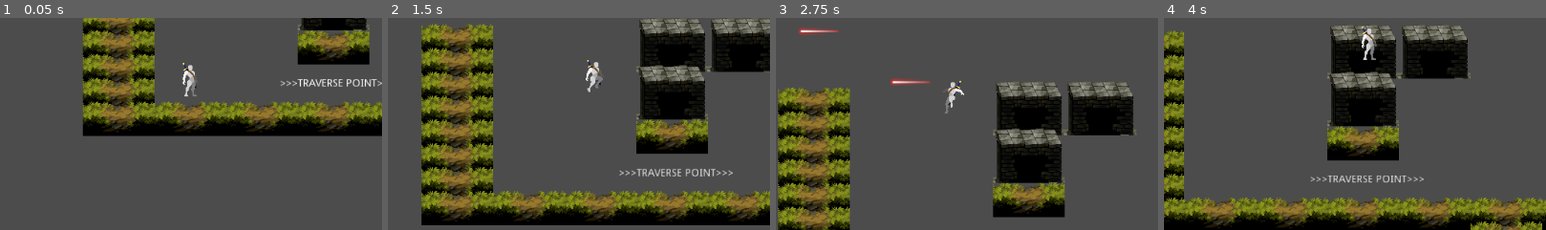
Above: before the commit, frames 1-4 (left to right).
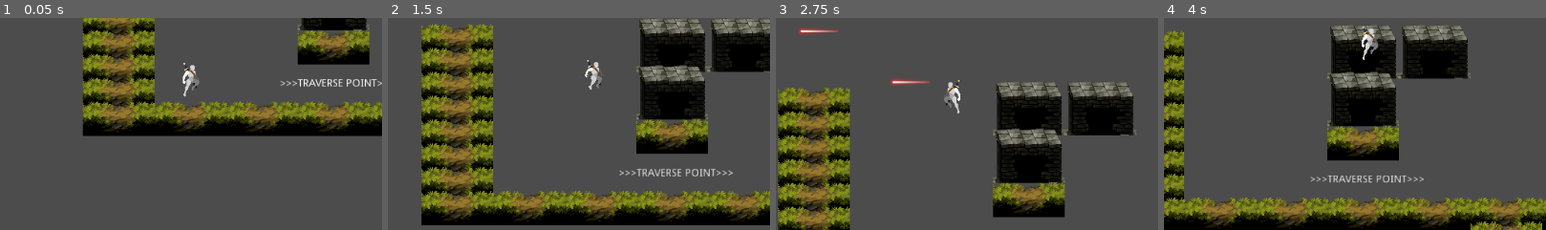
Above: after the commit, the same moments.

Repository: MPLekter/ToT---Player-Actions
Game: Godot game, scene res://Scenes/TestScene.tscn
Two runs of this game, one before a commit and one after it. Both use one fixed random seed, a clock stepped at 60 frames per second and the inputs below.
Inputs:
- Up to frame 1 (0.05 s): no input
- Up to frame 2 (1.5 s): hold A (player_crouch) 0.53-1.28 s; hold Right (player_right) from 0.53 s (still down); tap Space (player_jump) at 0.77 s; tap A (player_crouch) at 1.35 s
- Up to frame 3 (2.75 s): tap Space (player_jump) at 1.52 s; release Right (player_right) at 2.03 s; hold Left (player_left) from 2.03 s (still down); hold Shift (player_shoot) from 2.03 s (still down); tap A (player_crouch) at 2.3 s
- Up to frame 4 (4 s): release Left (player_left) at 2.78 s; release Shift (player_shoot) at 2.78 s; hold Right (player_right) from 2.78 s (still down); tap A (player_crouch) at 2.85 s; tap Space (player_jump) at 3.02, 3.77 s; hold A (player_crouch) from 3.53 s (still down)
The pictures show only the part of the screen within x 25-75%, y 34-84%; the shares and areas given below are measured in that part.

The runs differ from the first frame. In frame 1, 0.3% of the frame differs, in the area x 47-53%, y 21-37%; in frame 2, 0.1%; in frame 3, 0.4%, in the area x 44-50%, y 29-46%; in frame 4, 0.3%.

Commit message:
Update TraversePoint logic. Now traversing/sliding with different speed is possible
Actually it can get pretty slow.

Diff:
--- a/Resources/Player.tscn
+++ b/Resources/Player.tscn
@@ -1,7 +1,6 @@
-[gd_scene load_steps=34 format=2]
+[gd_scene load_steps=32 format=2]
 
 [ext_resource path="res://Scripts/PlayerMovement_2D platformer.gd" type="Script" id=1]
-[ext_resource path="res://Assets/crow.png" type="Texture" id=2]
 [ext_resource path="res://Assets/PrototypeHero.png" type="Texture" id=3]
 
 [sub_resource type="AtlasTexture" id=5]
@@ -39,10 +38,6 @@
 [sub_resource type="AtlasTexture" id=13]
 atlas = ExtResource( 3 )
 region = Rect2( 700, 160, 100, 80 )
-
-[sub_resource type="AtlasTexture" id=31]
-atlas = ExtResource( 3 )
-region = Rect2( 200, 160, 100, 80 )
 
 [sub_resource type="AtlasTexture" id=32]
 atlas = ExtResource( 3 )
@@ -121,7 +116,7 @@
 "name": "JUMP_DOWN",
 "speed": 5.0
 }, {
-"frames": [ SubResource( 31 ), SubResource( 32 ), SubResource( 33 ), SubResource( 34 ), SubResource( 35 ), SubResource( 36 ) ],
+"frames": [ SubResource( 32 ), SubResource( 33 ), SubResource( 34 ), SubResource( 35 ), SubResource( 36 ) ],
 "loop": true,
 "name": "JUMP_UP",
 "speed": 3.0
@@ -159,15 +154,8 @@
 [node name="AnimatedSprite" type="AnimatedSprite" parent="." groups=["PLAYER_GROUP"]]
 position = Vector2( 0, -8 )
 frames = SubResource( 28 )
-animation = "RUNNING"
-frame = 1
+animation = "JUMP_UP"
 playing = true
-
-[node name="Sprite" type="Sprite" parent="." groups=["PLAYER_GROUP"]]
-visible = false
-scale = Vector2( 0.1, 0.1 )
-texture = ExtResource( 2 )
-flip_h = true
 
 [node name="StandingCollisionShape" type="CollisionShape2D" parent="." groups=["PLAYER_GROUP"]]
 shape = SubResource( 1 )
--- a/Scripts/PlayerMovement_2D platformer.gd
+++ b/Scripts/PlayerMovement_2D platformer.gd
@@ -22,7 +22,7 @@
 
 #slide related
 export var slideTimer := 2.2
-var underCeiling := false
+var isTraversing := false
 var isSlowing := false
 var isSliding := false
 
@@ -34,6 +34,7 @@
 
 var motion := Vector2()
 var direction := Vector2()
+var traverseMotionValue := 0
 
 #shooting related
 export var shootCoolDown := 0.6
@@ -67,10 +68,8 @@
 	var allTraversePoints = get_tree().get_nodes_in_group("TraversePoint")
 	print_debug("There are ", allTraversePoints.size(), " traverse points in ", get_tree().get_current_scene().get_name())
 	for traversePoint in allTraversePoints:
-		traversePoint.connect("body_entered", self, "changeUnderCeilingState")
-		traversePoint.connect("body_exited", self, "changeUnderCeilingState")
-		#print_debug(traversePoint, " connected my signals")
-		#print_debug(traversePoint.is_connected("body_entered", self, "changeUnderCeilingState"))
+		traversePoint.connect("body_entered", self, "changeisTraversingState")
+		traversePoint.connect("body_exited", self, "changeisTraversingState")
 
 func _physics_process(delta):
 	applyGravity()
@@ -89,7 +88,7 @@
 
 
 func handlePlayerState():
-	#idling state TODO: turn it on faster
+	#idling state
 	if is_on_floor() and is_zero_approx(motion.x):
 		playerState = IDLE
 	#running state
@@ -141,7 +140,6 @@
 
 func applyGunRotation():
 	var gun = $GunShape
-	var shootStartPoint = $GunShape/ShootStartPoint
 	match direction:
 		RIGHT:
 			gun.set_rotation_degrees(-90)
@@ -166,13 +164,14 @@
 		#print_debug(timestamp, direction)
 		pass
 
-func changeUnderCeilingState(body):
+func changeisTraversingState(body):
 	if body == self:
-		print_debug(timestamp, " STATE: underCeiling is now ", !underCeiling)
-		underCeiling = !underCeiling
-		if underCeiling == false:
+		print_debug(timestamp, " STATE: isTraversing is now ", !isTraversing)
+		isTraversing = !isTraversing
+		if isTraversing == false:
 			playerStandUp()
 		else:
+			traverseMotionValue = motion.x
 			playerSlide()
 
 
@@ -197,20 +196,20 @@
 		#move no faster than maxSpeed
 		motion.x = clamp(motion.x, -maxSpeed, maxSpeed)
 
-		if Input.is_action_pressed("player_right"):
-			motion.x += accelerationForce
-		elif Input.is_action_pressed("player_left"):
-			motion.x -= accelerationForce
-		else:
-			#if not holding movement buttons, slow down
-			#but only if not currently traversing
-			if not underCeiling:
+		if !isTraversing:
+			#only if not currently traversing
+			if Input.is_action_pressed("player_right"):
+				motion.x += accelerationForce
+			elif Input.is_action_pressed("player_left"):
+				motion.x -= accelerationForce
+			else:
+				#if not holding movement buttons, slow down
 				slowingLogic(slowingFactor_running)
+		elif isTraversing:
+			motion.x = traverseMotionValue
 
 func slowingLogic(slowingFactor):
 	#slow down gradually
-	var currentMotionX = motion.x
-	var idleTreshold
 	motion.x = lerp(motion.x, 0, slowingFactor)
 	isSlowing = false
 	playerStandUp()
@@ -225,27 +224,27 @@
 	#use smaller collision shape
 	#when holding action, start slowing down gradually until no motion at all
 	#keep sliding position
-	#if underCeiling, don't do that, just keep sliding
+	#if isTraversing, don't do that, just keep sliding
 
 	var isMoving = not is_zero_approx(motion.x)
 	#logic with slowing down
 	if Input.is_action_pressed("player_crouch"):
 		if is_on_floor() and isMoving and not isSlowing:
 			#print_debug(timestamp, " STATE: started sliding")
-			var currentSpeed = motion.x
 			while Input.is_action_pressed("player_crouch"):
 				playerSlide()
 				isSliding = true
 #				#Keep checking for this as long as its pressed
-				if not underCeiling:
+				if not isTraversing:
 					isSlowing = true
 					#print_debug(timestamp, " STATE: finished sliding")
 					break
 				else:
+					#keep current speed. don't accelerate, don't slow down.
 					isSlowing = false
 					#print_debug(timestamp, " STATE: trying to stand up but still under a platform!")
 					break
-	if !Input.is_action_pressed("player_crouch") and not underCeiling:
+	if !Input.is_action_pressed("player_crouch") and not isTraversing:
 		isSliding = false
 
 
